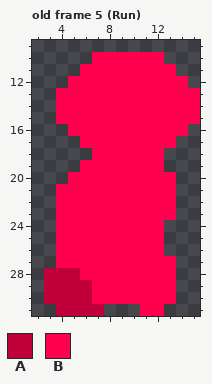
Two versions of one pixel-art file, assets/player.ase. Above is the file before it was changed.
16x32 pixels, 6 frames. Shown: old frame 5 (Run): x 2..15, y 9..31.
Palette (. is transparent): A #bf003a  B #ff004e
Pixels before, old frame 5 (Run), first column x 3:
10 ....BBBBBB...
11 ...BBBBBBBB..
12 ..BBBBBBBBBB.
13 .BBBBBBBBBBBB
14 .BBBBBBBBBBBB
15 .BBBBBBBBBBBB
16 ..BBBBBBBBBB.
17 ...BBBBBBBB..
18 ....BBBBBB...
19 ...BBBBBBB...
20 ..BBBBBBBBB..
21 .BBBBBBBBBB..
22 .BBBBBBBBBB..
23 .BBBBBBBBBB..
24 .BBBBBBBBB...
25 .BBBBBBBBB...
26 .BBBBBBBBB...
27 .BBBBBBBBBB..
28 AAABBBBBBBB..
29 AAAABBBBBBB..
30 AAAABBBBBBB..
31 .AAAA...BB...
The result:
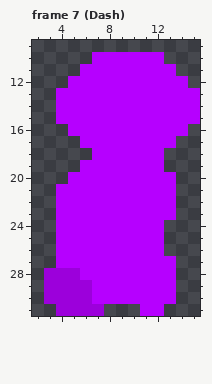
A new or re-ordered frame is compared with the old frame closest to it.
Change:
frames 6 -> 7
colour A: #bf003a -> #9c00db
colour B: #ff004e -> #b600ff
